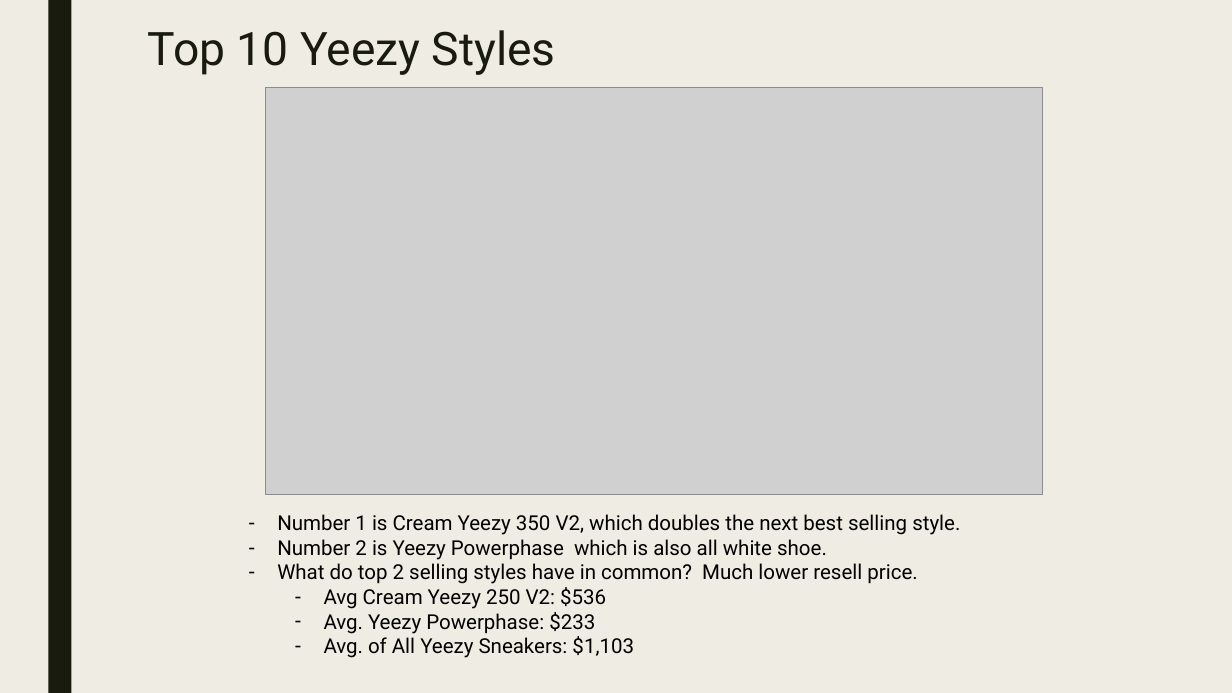
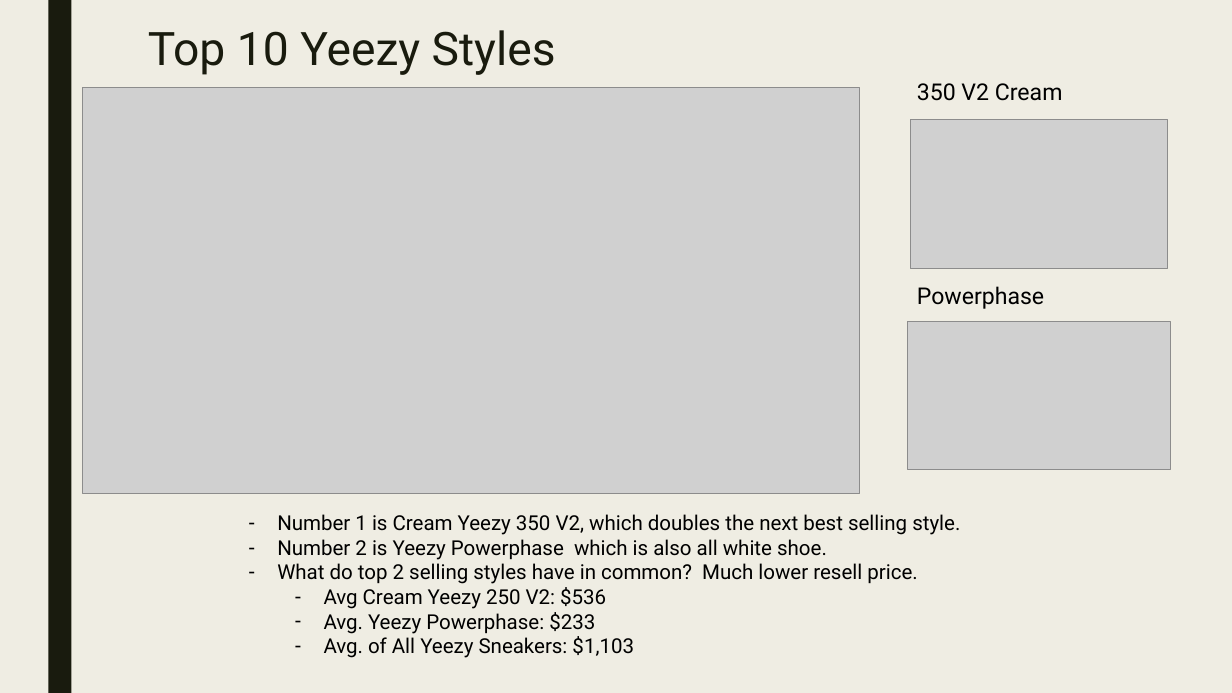
Before and after one commit to joshyoon/SneakerResellData, a slide deck: slide 8 of YeezyData.pptx. Drawn at 1232x693 pixels with LibreOffice and Linux fonts; fonts in the diff are those of the drawing; grey boxes stand for pictures. Boxes give left, top, right and bottom in pixels: in the first picture for what was removed or moved away, otherwise in the second. Text is boxed around its words. In the diff, an @@ line names an element or a change of style, - is before the commit and + after.

```diff
--- a/YeezyData.pptx
+++ b/YeezyData.pptx
@@ picture: place and size @@
-picture at [265, 88, 1043, 494]
+picture at [83, 88, 860, 494]
@@ text added at [917, 83, 1063, 101], 18 pt, text #000000 @@
+350 V2 Cream
@@ picture added at [910, 119, 1168, 268] @@
@@ text added at [917, 286, 1044, 309], 18 pt, text #000000 @@
+Powerphase
@@ picture added at [908, 322, 1170, 470] @@
```
Also in this commit, not shown: 3 other slides changed, 1 other file.
